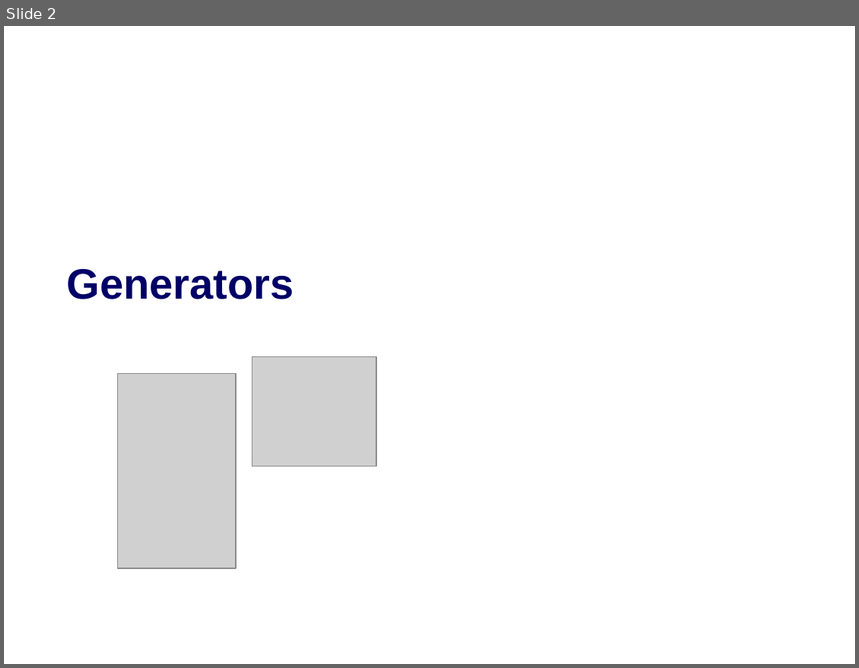
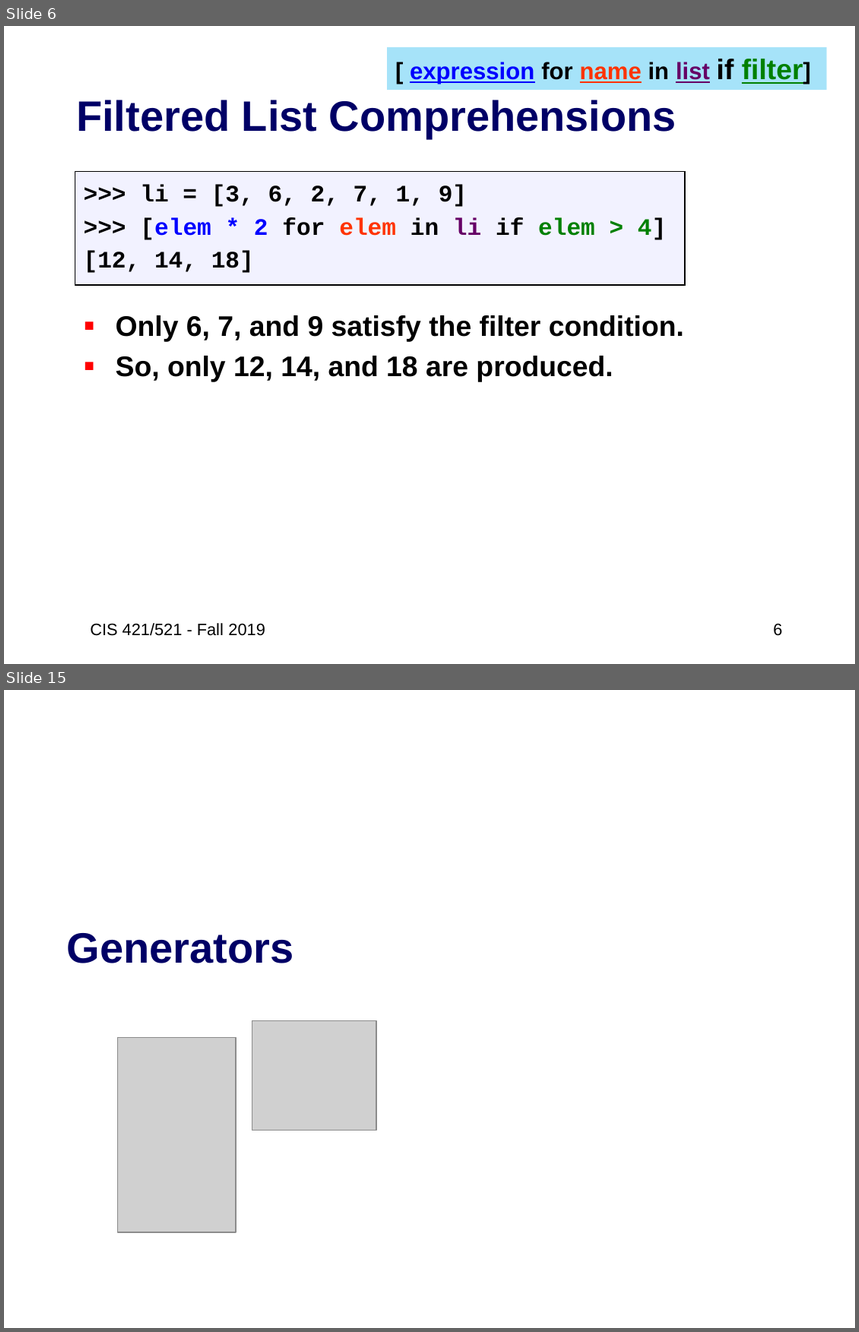
Before and after one commit to artificial-intelligence-class/artificial-intelligence-class.github.io, a slide deck: assets/slides/02-Python3-review2.pptx. Shown one above the other, each under a label of ours: slide 2 before the commit, slides 6 and 15 after it; the slides between them are not shown. The pictures are 859x668 and 859x1332 pixels, drawn with LibreOffice and Linux fonts; fonts in the diff are those of the drawing; grey boxes stand for pictures. Boxes give left, top, right and bottom in pixels: in the first picture for what was removed or moved away, otherwise in the second. Text is boxed around its words. In the diff, an @@ line names an element or a change of style, - is before the commit and + after.

```diff
--- a/assets/slides/02-Python3-review2.pptx
+++ b/assets/slides/02-Python3-review2.pptx
@@ slide 6 added at (x1=4, y1=26, x2=855, y2=664), background #FFFFFF @@
@@ rectangle added at (x1=387, y1=47, x2=827, y2=90), fill #00B0F0 at 35% opacity, 20 pt, text #0000FF, bold, underline @@
+[ expression for name in list if filter]
@@ title added at (x1=76, y1=100, x2=677, y2=138), 36 pt, text #000066, bold @@
+Filtered List Comprehensions
@@ rectangle added at (x1=75, y1=172, x2=685, y2=284), fill #0000FF at 5% opacity, outline #000000 0.75 pt @@
@@ text added at (x1=84, y1=185, x2=684, y2=382), 24 pt, text #000000, bold @@
+>>> li = [3, 6, 2, 7, 1, 9]
+>>> [elem * 2 for elem in li if elem > 4]
+[12, 14, 18]
+▪ Only 6, 7, and 9 satisfy the filter condition.
+▪ So, only 12, 14, and 18 are produced.
@@ text added at (x1=90, y1=623, x2=265, y2=636), 14 pt, text #000000 @@
+CIS 421/521 - Fall 2019
@@ page number added at (x1=773, y1=623, x2=782, y2=636), 14 pt, text #000000 @@
+6
@@ what was slide 2 is now slide 15 @@
```
Also in this commit, not shown: 8 slides changed, 13 other slides added, 1 other file.
